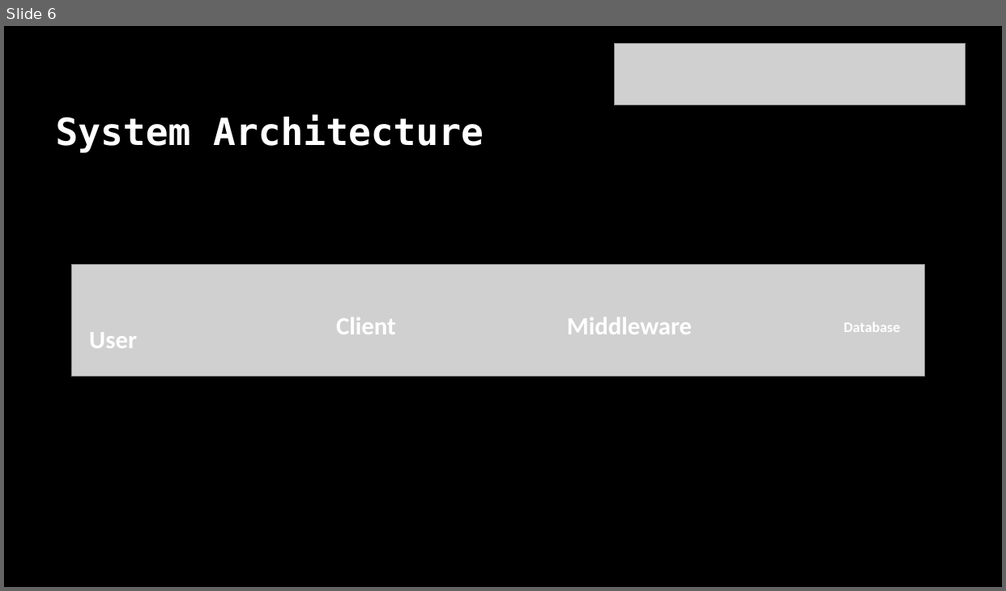
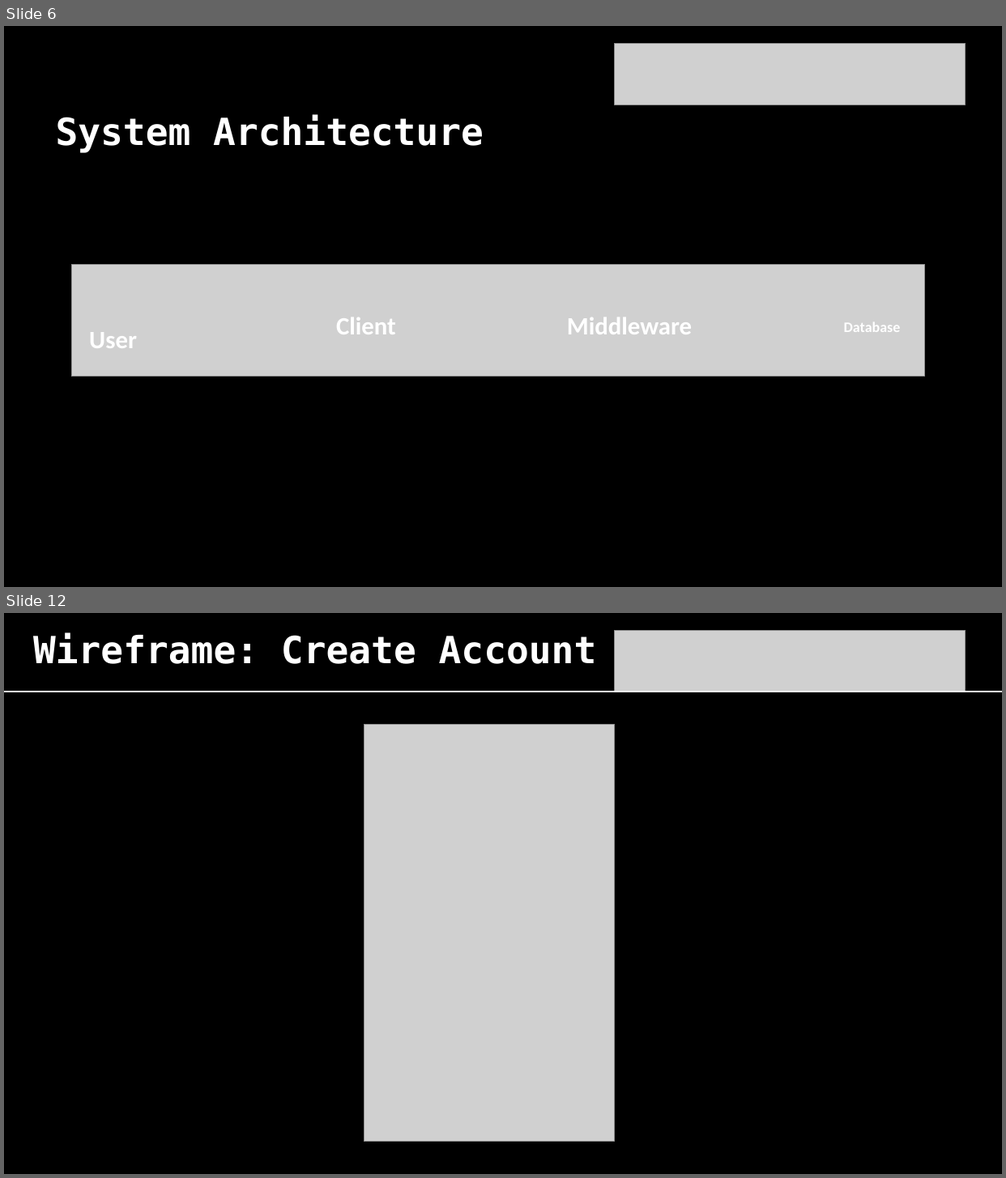
Before and after one commit to christophermcfadyen/glasgowrpg, a slide deck: chris pres.pptx. Shown one above the other, each under a label of ours: slide 6 before the commit, slides 6 and 12 after it; the slides between them are not shown. The pictures are 1006x591 and 1006x1178 pixels, drawn with LibreOffice and Linux fonts; fonts in the diff are those of the drawing; grey boxes stand for pictures. Boxes give left, top, right and bottom in pixels: in the first picture for what was removed or moved away, otherwise in the second. Text is boxed around its words. In the diff, an @@ line names an element or a change of style, - is before the commit and + after.

```diff
--- a/chris pres.pptx
+++ b/chris pres.pptx
@@ slide 12 added at (4,613,1002,1174), background #000000 @@
@@ text added at (33,633,597,664), 36 pt, text #FFFFFF, bold @@
+Wireframe: Create Account
@@ picture added at (614,630,965,692) @@
@@ line added from (4, 692) to (1002, 692), #FFFFFF 1.5 pt @@
@@ picture added at (364,724,615,1142) @@
```
Also in this commit, not shown: 2 slides changed, 5 other slides added.
